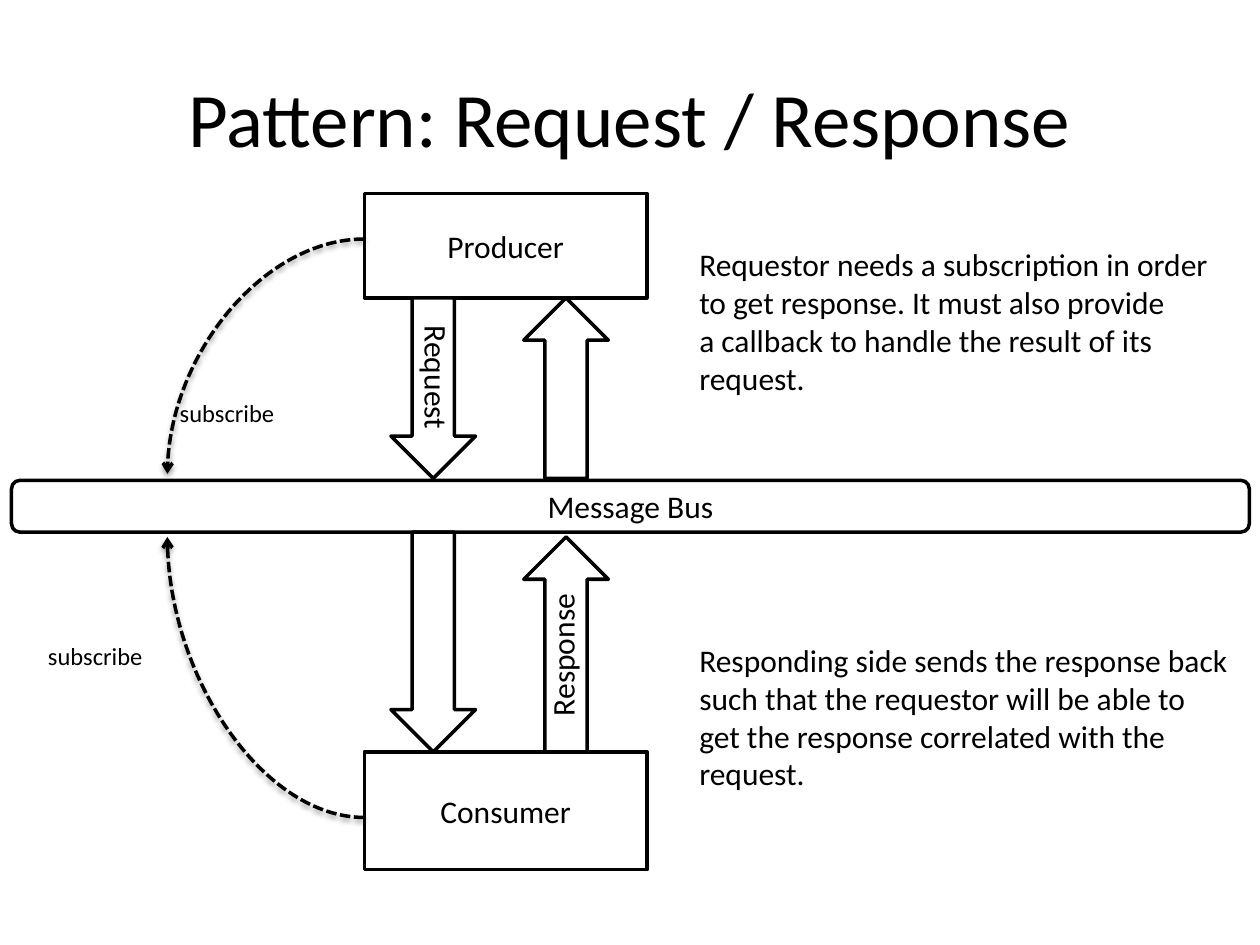
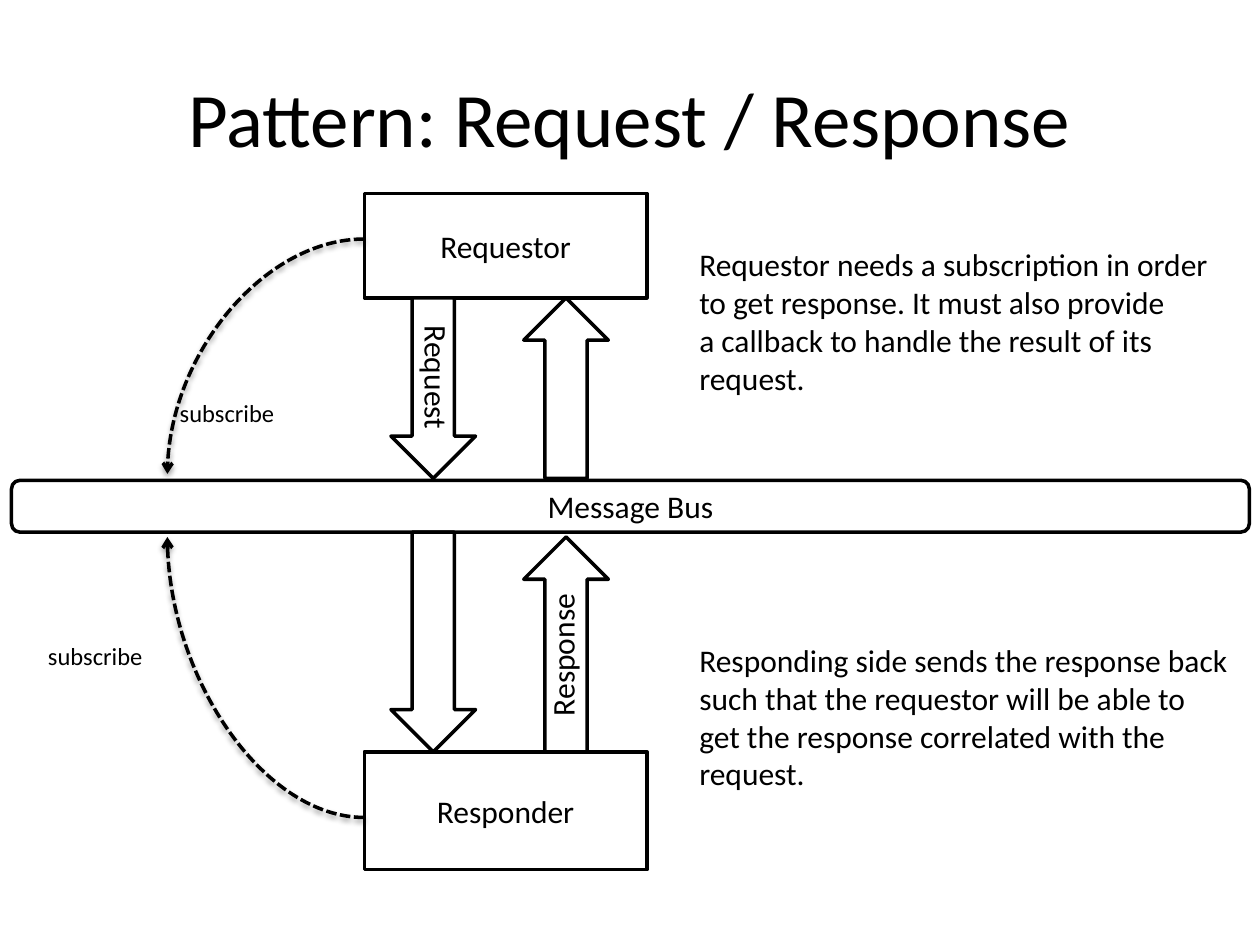
Before and after one commit to cl9p/rabbitmq-demos, a slide deck: slide 5 of Messaging Patterns.pptx (slide 4 before the commit). Drawn at 1260x945 pixels with LibreOffice and Linux fonts; fonts in the diff are those of the drawing. Boxes give left, top, right and bottom in pixels: in the first picture for what was removed or moved away, otherwise in the second. Text is boxed around its words. In the diff, an @@ line names an element or a change of style, - is before the commit and + after.

```diff
--- a/Messaging Patterns.pptx
+++ b/Messaging Patterns.pptx
@@ text in rectangle at [440, 237, 571, 263]: text changed @@
-Producer
+Requestor
@@ text in rectangle at [437, 801, 574, 828]: text changed @@
-Consumer
+Responder
```
Also in this commit, not shown: 5 other slides changed.
